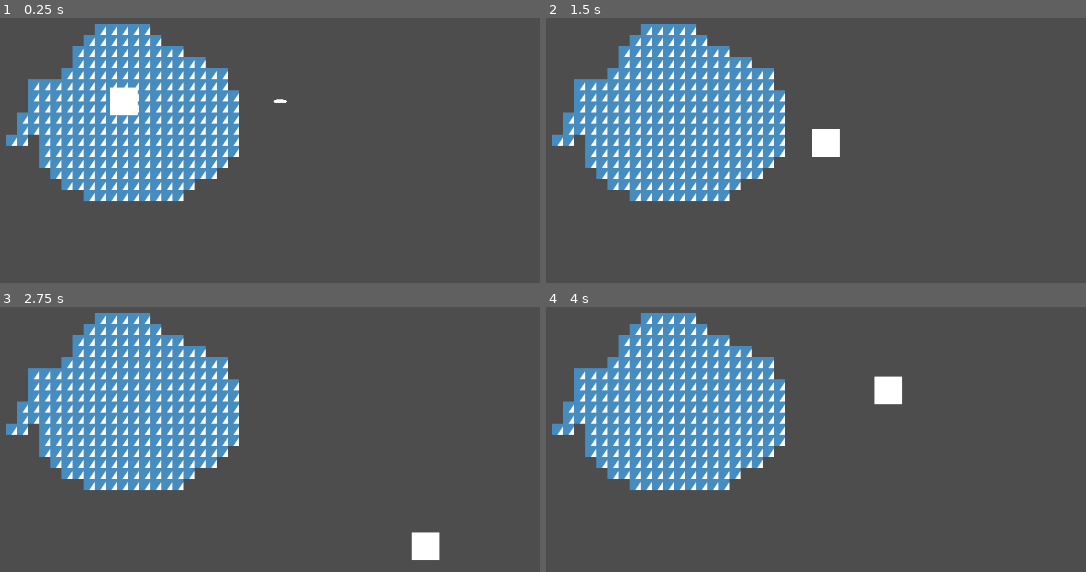
Above: before the commit, frames 1-4 (two rows, left to right).
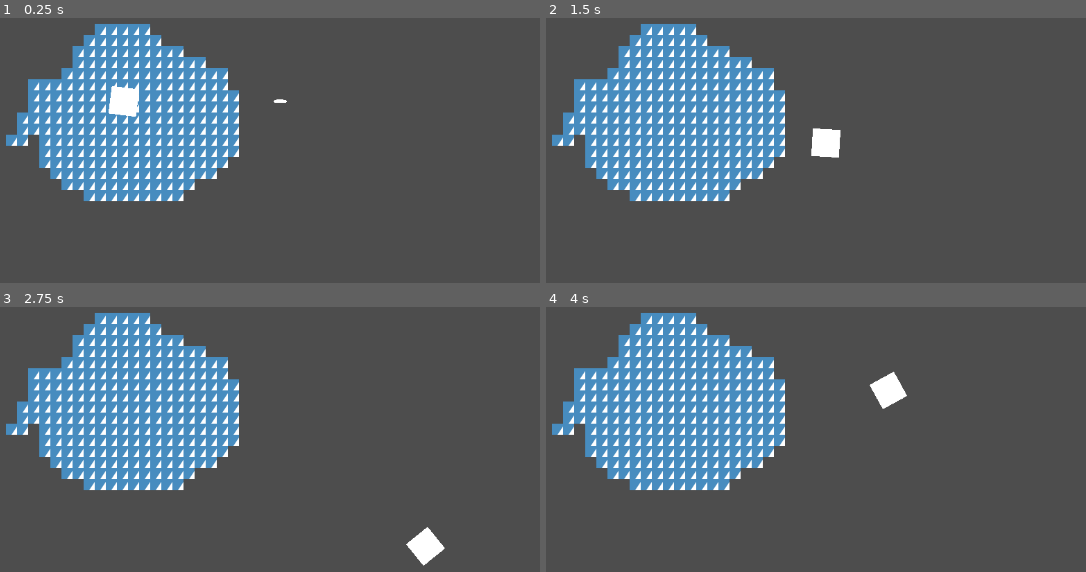
Above: after the commit, the same moments.

Repository: mpatel500/gamejam
Game: Godot game, scene res://world.tscn
The game is run twice, just before and just after one commit, with the same random seed, the same clock (stepped at 60 frames per second) and the same inputs. The engine's default icon, where the game draws it, is replaced by a stand-in: a white triangle on a blue panel in a dark square.
Inputs (mouse positions are in pixels of both pictures, inside the frame that each line leads up to):
- Up to frame 1 (0.25 s): no input
- Up to frame 2 (1.5 s): tap Enter at 0.5 s; move the mouse to (864, 81) at 0.52 s; hold Right (right) 0.53-1.28 s; click (864, 81) at 0.6 s; move the mouse to (outside the picture) at 1.27 s; hold Down (down) from 1.28 s (still down); click (outside the picture) at 1.35 s
- Up to frame 3 (2.75 s): move the mouse to (outside the picture) at 2.02 s; release Down (down) at 2.03 s; hold Right (right) from 2.03 s (still down); click (outside the picture) at 2.1 s
- Up to frame 4 (4 s): move the mouse to (648, 481) at 2.77 s; release Right (right) at 2.78 s; hold Up (up) 2.78-3.53 s; click (648, 481) at 2.85 s; move the mouse to (924, 460) at 3.52 s; hold Left (left) from 3.53 s (still down); click (924, 460) at 3.6 s

The runs differ from the first frame. In frame 1, less than 0.1% of the frame differs, in the area x 20-26%, y 25-38%; in frame 2, less than 0.1%; in frame 3, 0.2%, in the area x 75-83%, y 83-98%; in frame 4, 0.2%.
Error after the commit: Cannot call method 'instantiate' on a null value. (res://Player.gd:21)

Commit message:
WIP Implement player shooting

Diff:
--- a/Bullet.gd
+++ b/Bullet.gd
@@ -4,3 +4,8 @@
 
 func _physics_process(delta):
 	position += transform.x * speed * delta
+
+func _on_Bullet_body_entered(body):
+	if body.is_in_group("mobs"):
+		body.queue_free()
+	queue_free()
--- a/Player.gd
+++ b/Player.gd
@@ -1,13 +1,23 @@
 extends CharacterBody2D
+@export var Bullet : PackedScene
 
 const SPEED = 300.0
 
 # Get the gravity from the project settings to be synced with RigidBody nodes.
 var gravity = ProjectSettings.get_setting("physics/2d/default_gravity")
 
+func look_and_shoot():
+	look_at(get_global_mouse_position())
+	if Input.is_action_just_pressed("shoot"):
+		shoot()
 
 func _physics_process(delta):
 	var input_direction = Input.get_vector("left", "right", "up", "down")
 	velocity = input_direction * SPEED
+	move_and_slide()
+	look_and_shoot()
 
-	move_and_slide()
+func shoot():
+	var bullet = Bullet.instantiate()
+	owner.add_child(bullet)
+	bullet.transform = $Marker2D.global_transform
--- /dev/null
+++ b/bullet.tscn
@@ -0,0 +1,22 @@
+[gd_scene load_steps=4 format=3 uid="uid://c0abhtga00bds"]
+
+[ext_resource type="Script" path="res://Bullet.gd" id="1_8wavi"]
+
+[sub_resource type="CapsuleMesh" id="CapsuleMesh_jfilh"]
+
+[sub_resource type="CapsuleShape2D" id="CapsuleShape2D_7ky16"]
+radius = 3.0
+height = 20.0
+
+[node name="Bullet" type="Area2D"]
+script = ExtResource("1_8wavi")
+metadata/_edit_group_ = true
+
+[node name="BulletSprite" type="MeshInstance2D" parent="."]
+rotation = 1.5708
+scale = Vector2(5, 10)
+mesh = SubResource("CapsuleMesh_jfilh")
+
+[node name="CollisionShape2D" type="CollisionShape2D" parent="."]
+rotation = 1.5708
+shape = SubResource("CapsuleShape2D_7ky16")
--- a/project.godot
+++ b/project.godot
@@ -37,6 +37,11 @@
 "events": [Object(InputEventKey,"resource_local_to_scene":false,"resource_name":"","device":-1,"window_id":0,"alt_press …(182 unchanged characters)…
 ]
 }
+shoot={
+"deadzone": 0.5,
+"events": [Object(InputEventMouseButton,"resource_local_to_scene":false,"resource_name":"","device":-1,"window_id":0,"alt_pressed":false,"shift_pressed":false,"ctrl_pressed":false,"meta_pressed":false,"button_mask":1,"position":Vector2(238, 9),"global_position":Vector2(242, 50),"factor":1.0,"button_index":1,"canceled":false,"pressed":true,"double_click":false,"script":null)
+]
+}
 
 [rendering]
 
--- a/world.tscn
+++ b/world.tscn
@@ -1,8 +1,8 @@
-[gd_scene load_steps=9 format=3 uid="uid://d21dpmn0enwm2"]
+[gd_scene load_steps=7 format=3 uid="uid://d21dpmn0enwm2"]
 
 [ext_resource type="Script" path="res://Player.gd" id="1_b8ej1"]
 [ext_resource type="Texture2D" uid="uid://cyq0yg08uqbjw" path="res://icon.svg" id="1_tval4"]
-[ext_resource type="Script" path="res://Bullet.gd" id="3_fw7y6"]
+[ext_resource type="PackedScene" uid="uid://c0abhtga00bds" path="res://bullet.tscn" id="3_cu2yr"]
 
 [sub_resource type="RectangleShape2D" id="RectangleShape2D_hhm03"]
 
@@ -76,12 +76,6 @@
 [sub_resource type="TileSet" id="TileSet_lcr0t"]
 sources/0 = SubResource("TileSetAtlasSource_d7a0k")
 
-[sub_resource type="CapsuleMesh" id="CapsuleMesh_jfilh"]
-
-[sub_resource type="CapsuleShape2D" id="CapsuleShape2D_7ky16"]
-radius = 3.0
-height = 20.0
-
 [node name="World" type="Node2D"]
 position = Vector2(590, 321)
 
@@ -114,15 +108,7 @@
 layer_0/z_index = -1
 layer_0/tile_data = PackedInt32Array(65535, 196608, 2, 0, 196608, 2, 1, 196608, 2, 65537, 196608, 2, -65536, 196608, 2, …(4356 unchanged characters)…
 
-[node name="Bullet" type="Area2D" parent="."]
-script = ExtResource("3_fw7y6")
-metadata/_edit_group_ = true
+[node name="Bullet" parent="." instance=ExtResource("3_cu2yr")]
 
-[node name="BulletSprite" type="MeshInstance2D" parent="Bullet"]
-rotation = 1.5708
-scale = Vector2(5, 10)
-mesh = SubResource("CapsuleMesh_jfilh")
-
-[node name="CollisionShape2D" type="CollisionShape2D" parent="Bullet"]
-rotation = 1.5708
-shape = SubResource("CapsuleShape2D_7ky16")
+[node name="Marker2D" type="Marker2D" parent="."]
+position = Vector2(-18, -20)
